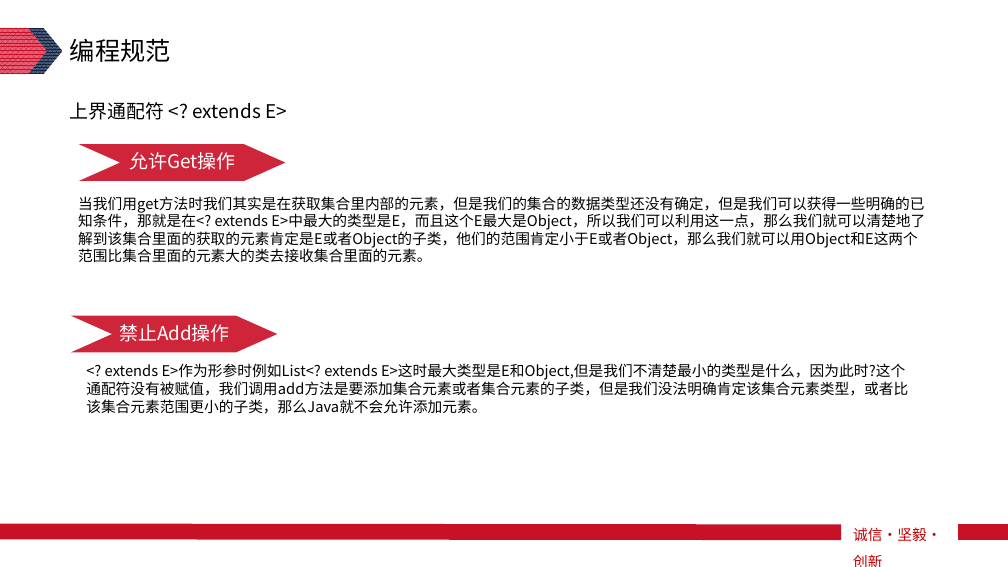
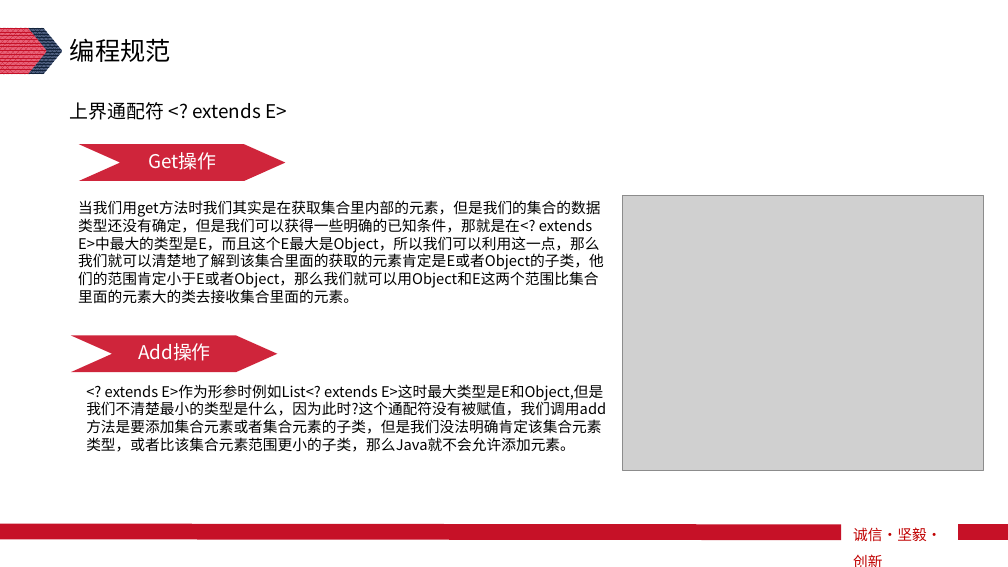
Before and after one commit to Lunzqd/codingProtocol, a slide deck: slide 18 of java开发手册知识分享-李龙.pptx. Drawn at 1008x567 pixels with LibreOffice and Linux fonts; fonts in the diff are those of the drawing; grey boxes stand for pictures. Boxes give left, top, right and bottom in pixels: in the first picture for what was removed or moved away, otherwise in the second. Text is boxed around its words. In the diff, an @@ line names an element or a change of style, - is before the commit and + after.

```diff
--- a/java开发手册知识分享-李龙.pptx
+++ b/java开发手册知识分享-李龙.pptx
@@ text in freeform shape at [148, 152, 216, 170]: text changed @@
-允许Get操作
+Get操作
@@ text "当我们用get方法时我们其实是在获取集合里内部的元素，但是我们的集合的数据类型还没有确定，但是我们可以获得一些明确的已知 ..." rewrapped from [78, 196, 925, 263] to [78, 200, 604, 304] @@
@@ picture added at [622, 195, 984, 470] @@
@@ freeform shape "Add操作": place and size @@
-freeform shape "Add操作" at [71, 315, 278, 352]
+freeform shape "Add操作" at [71, 336, 278, 373]
@@ text in freeform shape at [138, 343, 211, 361]: text changed @@
-禁止Add操作
+Add操作
@@ text "<? extends E>作为形参时例如List<? extends E>这时最大类型是E和Object,但是我们不清楚 ..." rewrapped from [86, 363, 908, 414] to [86, 384, 606, 452] @@
```
Also in this commit, not shown: 6 other slides changed, 1 slide added.
